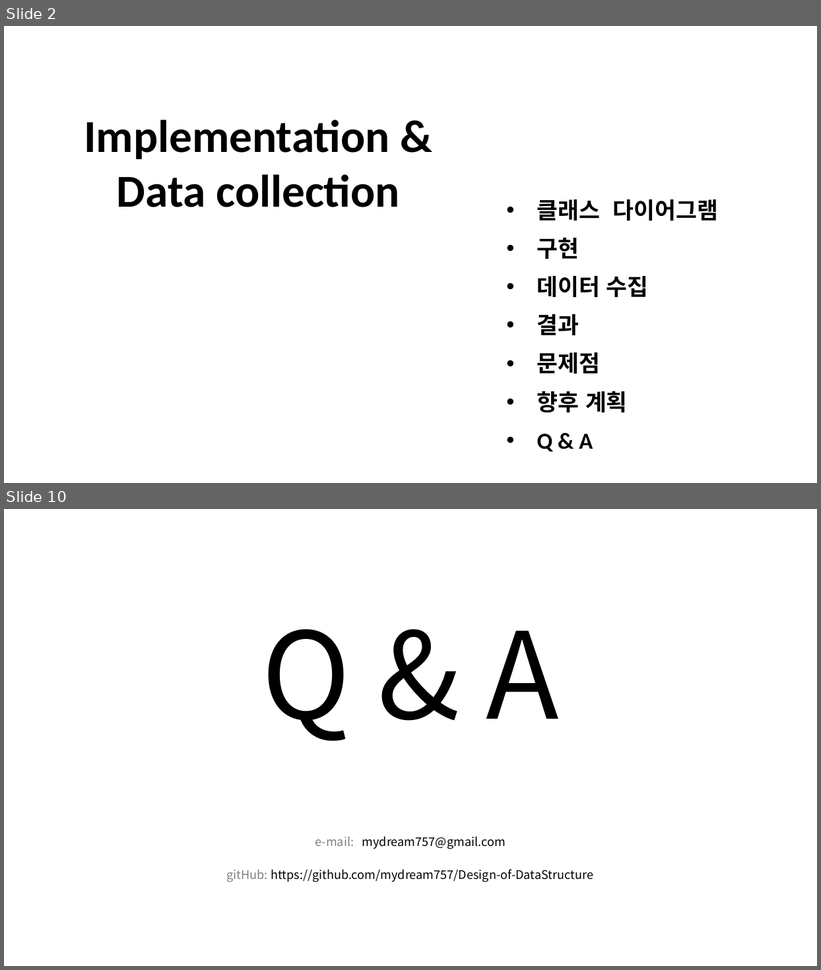
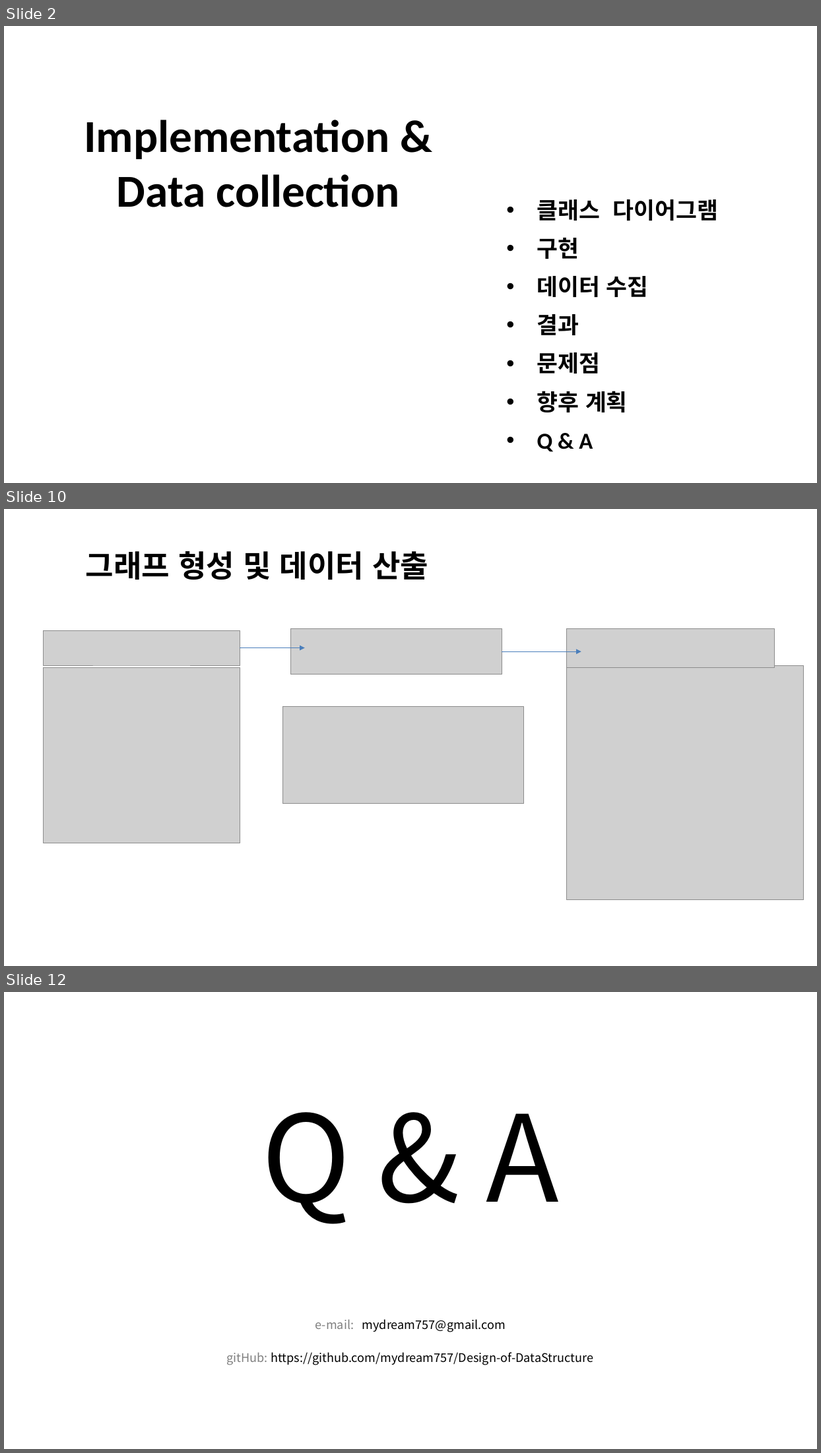
Before and after one commit to mydream757/Design-of-DataStructure, a slide deck: 3. Implementation.pptx. Shown one above the other, each under a label of ours: slides 2 and 10 before the commit, slides 2, 10 and 12 after it; the slides between them are not shown. The pictures are 821x970 and 821x1453 pixels, drawn with LibreOffice and Linux fonts; fonts in the diff are those of the drawing; grey boxes stand for pictures; background and template pictures are left out. Boxes give left, top, right and bottom in pixels: in the first picture for what was removed or moved away, otherwise in the second. Text is boxed around its words. In the diff, an @@ line names an element or a change of style, - is before the commit and + after.

```diff
--- a/3. Implementation.pptx
+++ b/3. Implementation.pptx
@@ slide 10 added at (4,509,817,966), background picture (left out) @@
@@ text added at (86,551,428,580), 36 pt, text #000000, bold @@
+그래프 형성 및 데이터 산출
@@ picture added at (43,630,240,665) @@
@@ picture added at (290,628,502,674) @@
@@ picture added at (567,628,775,667) @@
@@ arrow added from (240, 648) to (305, 648), #4B7EBC 0.75 pt @@
@@ arrow added from (502, 652) to (582, 652), #4B7EBC 0.75 pt @@
@@ picture added at (567,666,805,900) @@
@@ picture added at (43,667,240,843) @@
@@ picture added at (283,706,524,803) @@
@@ what was slide 10 is now slide 12 @@
```
Also in this commit, not shown: 4 slides changed, 4 other slides added, 3 slides removed.
